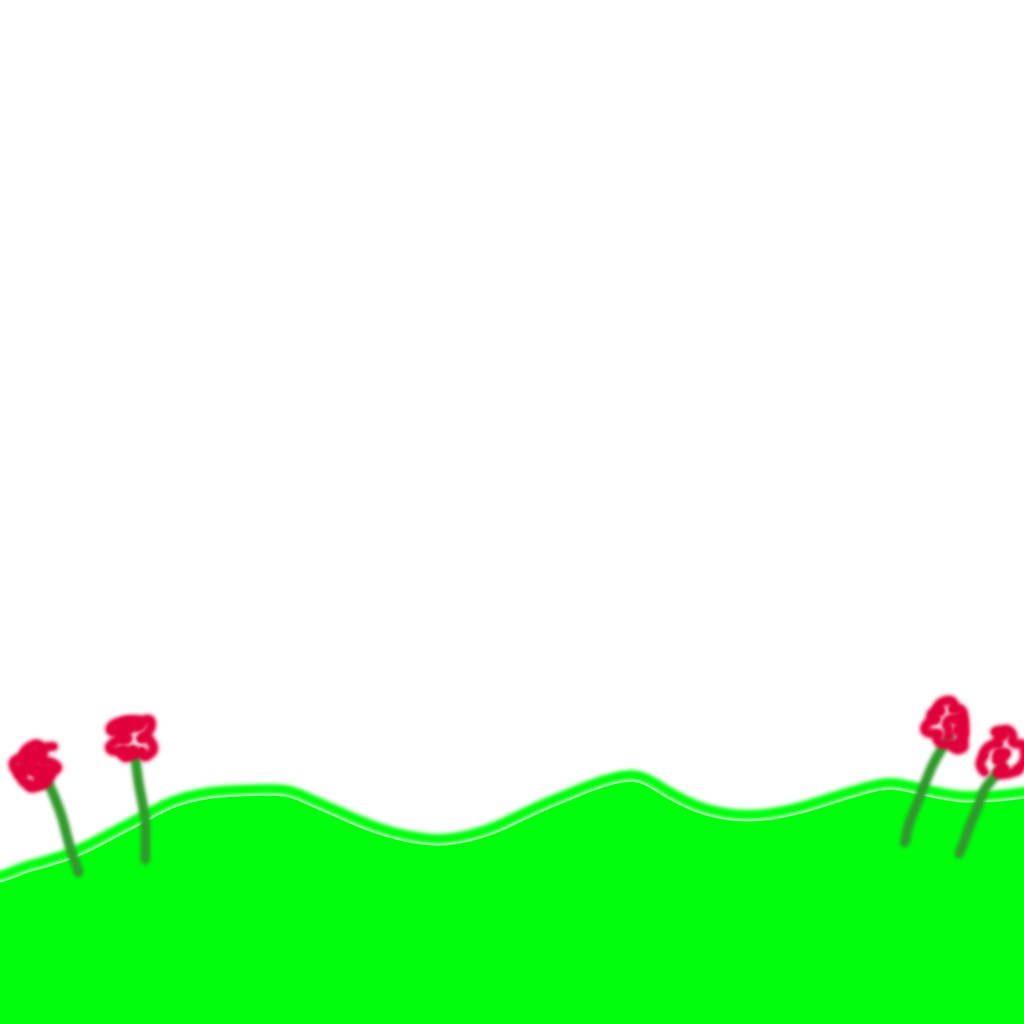
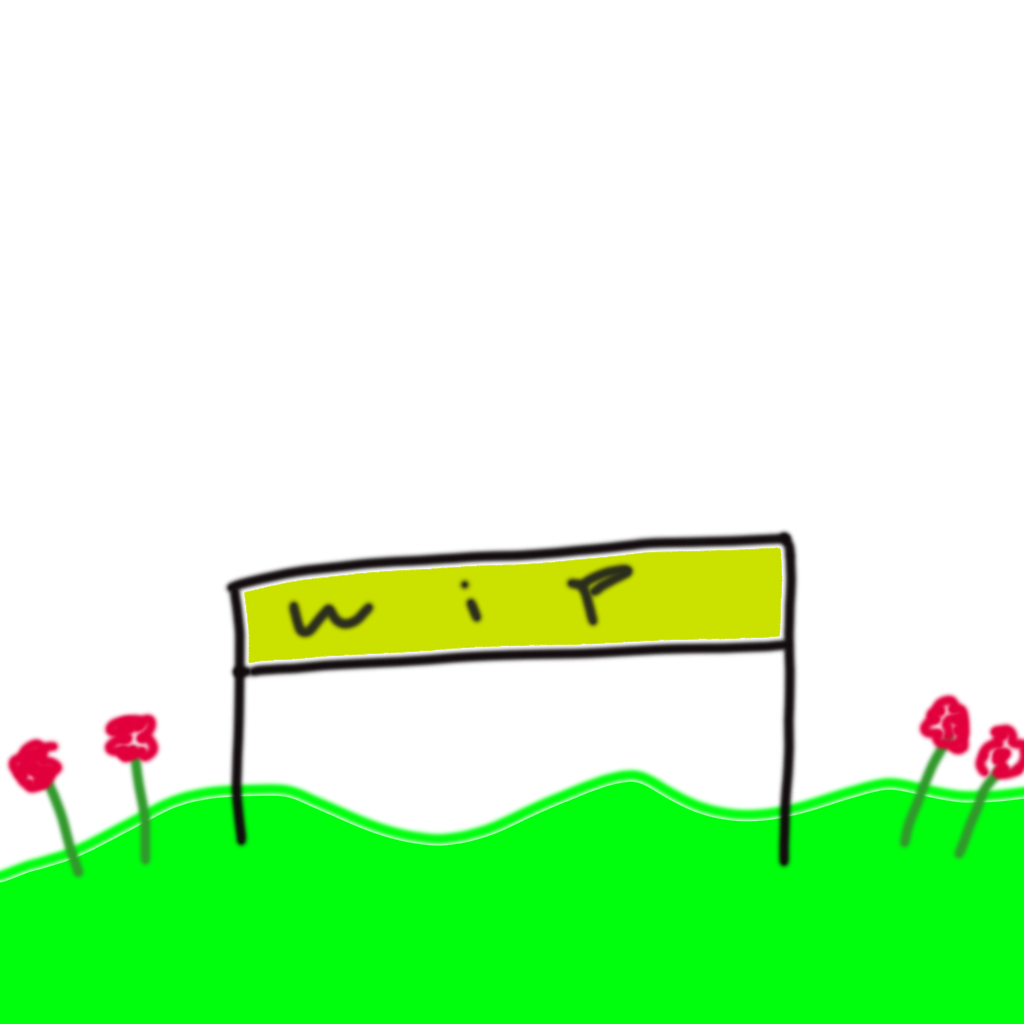
Before/after of a 1024 x 1024 layered artwork. What changed in the layer stack:
added layer "Caution" above "Слой 0" over [left=222, top=528, right=801, bottom=871]
